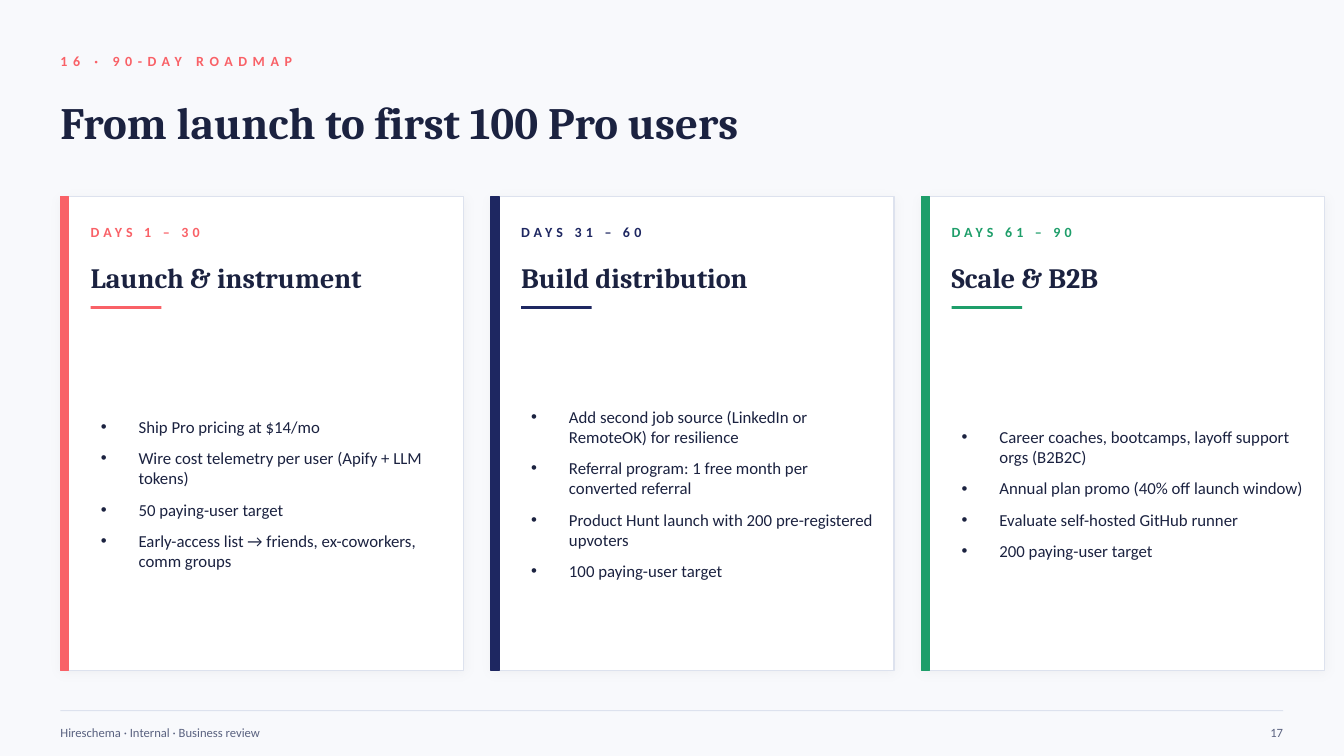
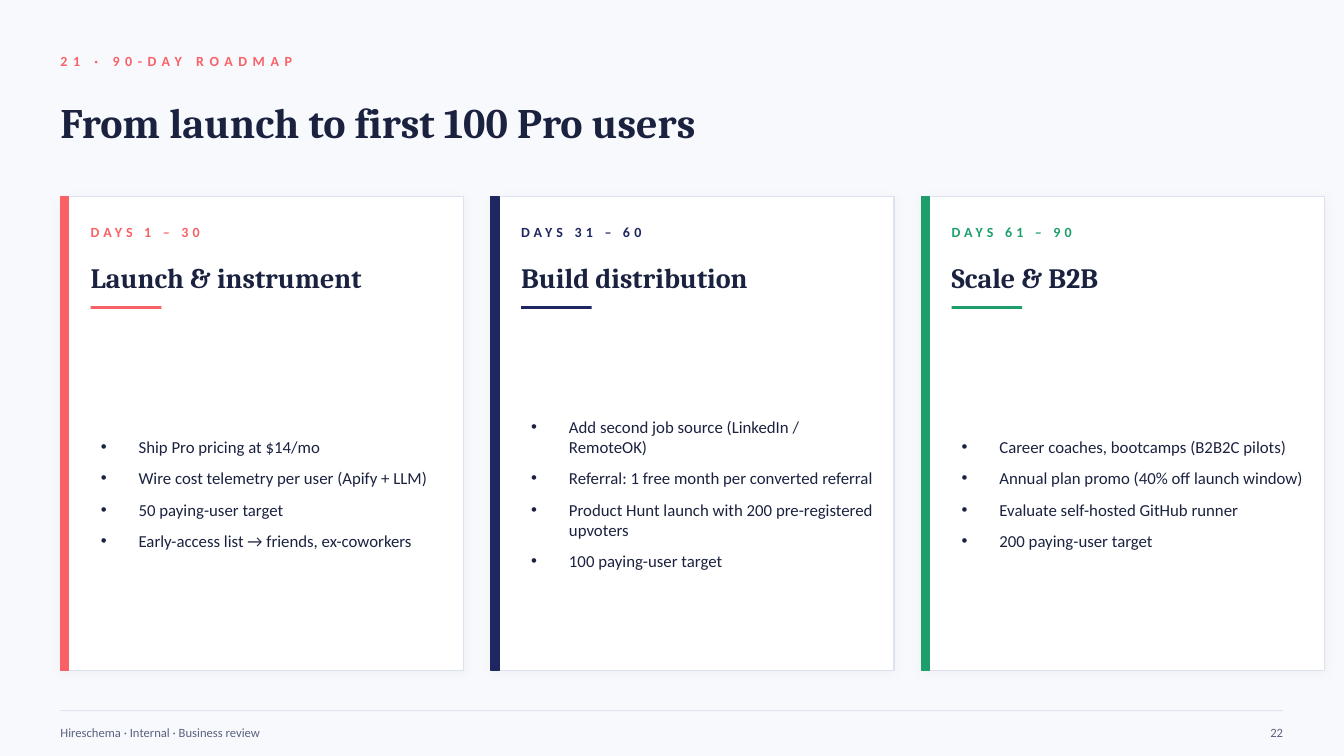
Before and after one commit to rupeshkumar-create/Hireloop, a slide deck: slide 22 of Hireschema-Business-Presentation.pptx (slide 17 before the commit). Drawn at 1344x756 pixels with LibreOffice and Linux fonts; fonts in the diff are those of the drawing. Boxes give left, top, right and bottom in pixels: in the first picture for what was removed or moved away, otherwise in the second. Text is boxed around its words. In the diff, an @@ line names an element or a change of style, - is before the commit and + after.

```diff
--- a/Hireschema-Business-Presentation.pptx
+++ b/Hireschema-Business-Presentation.pptx
@@ text at <box>60,57,292,66</box>: text changed @@
-16 · 90-DAY ROADMAP
+21 · 90-DAY ROADMAP
@@ text "From launch to first 100 ..." at <box>60,108,695,139</box>: size 32 to 30 pt @@
@@ text at <box>569,421,872,487</box>: text changed @@
-• Add second job source (LinkedIn or RemoteOK) for resilience
-• Referral program: 1 free month per converted referral
+• Add second job source (LinkedIn / RemoteOK)
+• Referral: 1 free month per converted referral
@@ text at <box>999,441,1286,456</box>: text changed @@
-• Career coaches, bootcamps, layoff support orgs (B2B2C)
+• Career coaches, bootcamps (B2B2C pilots)
@@ text at <box>139,472,427,487</box>: text changed @@
-• Wire cost telemetry per user (Apify + LLM tokens)
+• Wire cost telemetry per user (Apify + LLM)
@@ text at <box>139,535,412,550</box>: text changed @@
-• Early-access list → friends, ex-coworkers, comm groups
+• Early-access list → friends, ex-coworkers
@@ text at <box>1270,729,1283,737</box>: text changed @@
-17
+22
```
Also in this commit, not shown: 16 other slides changed, 7 slides added, 2 slides removed, 9 other files.
